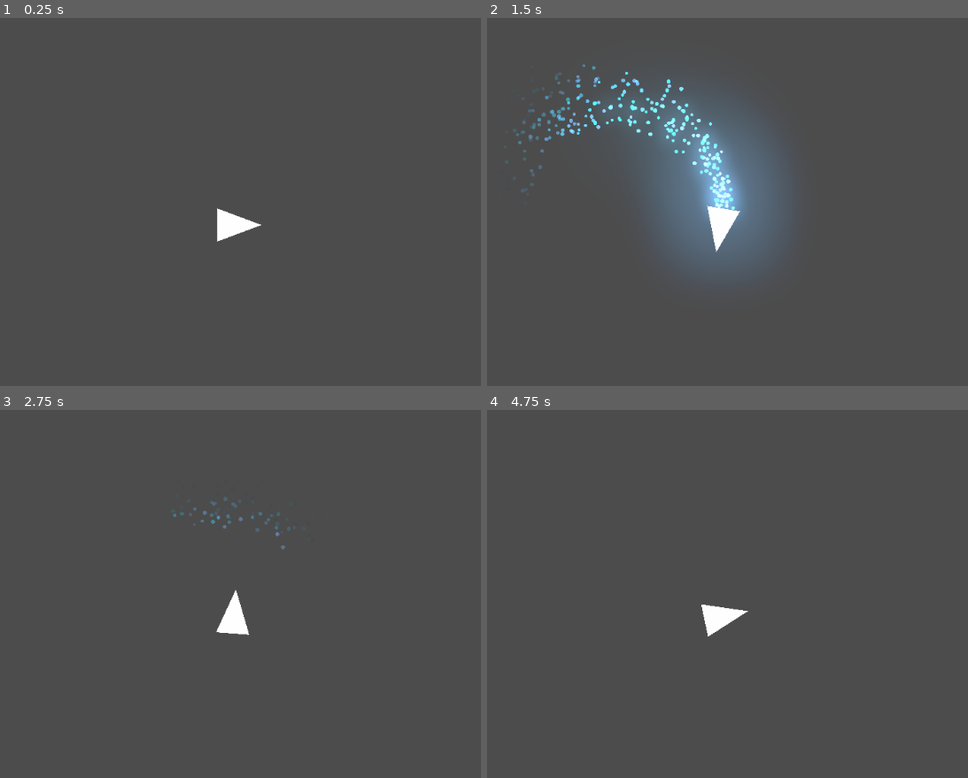
Above: before the commit, frames 1-4 (two rows, left to right).
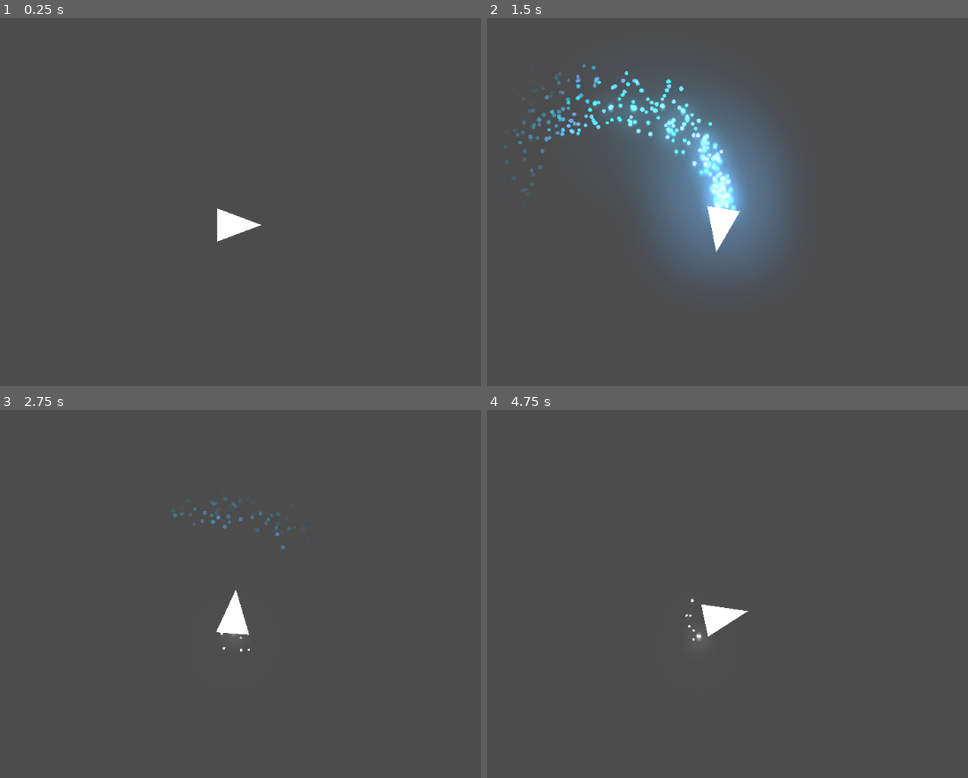
Above: after the commit, the same moments.

Repository: Insta-x/boost-racer
Game: Godot game, scene res://Src/SampleWorld.tscn
Same seed, same stepped clock (60 frames per second), same inputs: the game is played once before the commit and once after it. The project has no main scene, so this scene is started directly.
Inputs:
- Up to frame 1 (0.25 s): no input
- Up to frame 2 (1.5 s): tap Enter at 0.5 s; hold D (turn_right) 0.53-1.28 s; hold Shift (boost) 0.53-1.28 s; hold Space (brake) from 1.28 s (still down); tap Shift (boost) at 1.35 s
- Up to frame 3 (2.75 s): release Space (brake) at 2.03 s; hold D (turn_right) from 2.03 s (still down); hold Shift (boost) from 2.03 s (still down)
- Up to frame 4 (4.75 s): release D (turn_right) at 2.78 s; release Shift (boost) at 2.78 s; hold W (thrust) 2.78-3.53 s; tap Shift (boost) at 2.85, 4.35 s; hold Shift (boost) 3.53-4.28 s; hold A (turn_left) from 3.53 s (still down)

The runs differ from the first frame. In frame 2, 1.7% of the frame differs, in the area x 4-53%, y 12-53%; in frame 3, less than 0.1%; in frame 4, less than 0.1%.

Commit message:
boost charge particle

Diff:
--- a/Assets/game_world.tres
+++ b/Assets/game_world.tres
@@ -3,6 +3,9 @@
 [resource]
 background_mode = 4
 glow_enabled = true
+glow_levels/1 = true
 glow_blend_mode = 1
 glow_bicubic_upscale = true
 glow_high_quality = true
+adjustment_enabled = true
+adjustment_saturation = 1.2
--- a/Src/Racer/PlayerRacer.tscn
+++ b/Src/Racer/PlayerRacer.tscn
@@ -1,29 +1,7 @@
-[gd_scene load_steps=4 format=2]
+[gd_scene load_steps=3 format=2]
 
 [ext_resource path="res://Src/Racer/Racer.tscn" type="PackedScene" id=1]
 [ext_resource path="res://Src/Racer/PlayerRacer.gd" type="Script" id=2]
 
-[sub_resource type="ParticlesMaterial" id=1]
-emission_shape = 5
-emission_ring_radius = 16.0
-emission_ring_inner_radius = 12.0
-emission_ring_height = 1.0
-emission_ring_axis = Vector3( 1, 0, 1 )
-flag_disable_z = true
-gravity = Vector3( 0, 0, 0 )
-orbit_velocity = 0.0
-orbit_velocity_random = 0.0
-radial_accel = -20.0
-radial_accel_random = 0.5
-scale = 4.0
-scale_random = 0.4
-color = Color( 1.5, 1.5, 1.5, 1 )
-
 [node name="PlayerRacer" instance=ExtResource( 1 )]
 script = ExtResource( 2 )
-
-[node name="BoostChargeParticles" type="Particles2D" parent="." index="5"]
-position = Vector2( -30, 0 )
-emitting = false
-amount = 36
-process_material = SubResource( 1 )
--- a/Src/Racer/Racer.gd
+++ b/Src/Racer/Racer.gd
@@ -6,6 +6,7 @@
 onready var thrusting_particles := $ThrustingParticles
 onready var boosting_particles := $BoostingParticles
 onready var dash_cooldown_timer := $DashCooldownTimer
+onready var boost_charge_particles := $BoostChargeParticles
 
 var thrusting := false setget set_thrusting
 var turning := 0
@@ -50,6 +51,7 @@
 	self.boosting = true
 	yield(get_tree().create_timer(1.5), "timeout")
 	self.boosting = false
+	boost_charge_particles.emitting = true
 
 	dash_cooldown_timer.start()
 
@@ -66,3 +68,4 @@
 
 func _on_DashCooldownTimer_timeout() -> void:
 	can_boost = true
+	boost_charge_particles.emitting = false
--- a/Src/Racer/Racer.tscn
+++ b/Src/Racer/Racer.tscn
@@ -47,12 +47,31 @@
 orbit_velocity = 0.0
 orbit_velocity_random = 0.0
 damping = 50.0
-scale = 0.5
+scale = 0.6
 scale_random = 0.5
 color = Color( 2, 2, 2, 1 )
 color_ramp = SubResource( 6 )
 hue_variation = 0.07
 hue_variation_random = 0.3
+
+[sub_resource type="ParticlesMaterial" id=7]
+emission_shape = 5
+emission_ring_radius = 36.0
+emission_ring_inner_radius = 32.0
+emission_ring_height = 1.0
+emission_ring_axis = Vector3( 2, 0, 1 )
+flag_disable_z = true
+direction = Vector3( -1, 0, 0 )
+gravity = Vector3( 0, 0, 0 )
+initial_velocity = 10.0
+initial_velocity_random = 0.5
+orbit_velocity = 0.0
+orbit_velocity_random = 0.0
+radial_accel = -60.0
+radial_accel_random = 0.5
+scale = 4.0
+scale_random = 0.4
+color = Color( 1.5, 1.5, 1.5, 1 )
 
 [node name="Racer" type="RigidBody2D"]
 gravity_scale = 0.0
@@ -85,4 +104,9 @@
 wait_time = 5.0
 one_shot = true
 
+[node name="BoostChargeParticles" type="Particles2D" parent="."]
+position = Vector2( -34, 0 )
+emitting = false
+process_material = SubResource( 7 )
+
 [connection signal="timeout" from="DashCooldownTimer" to="." method="_on_DashCooldownTimer_timeout"]
Not shown: 1 places in Src/Racer/Racer.tscn that only renumber resources
